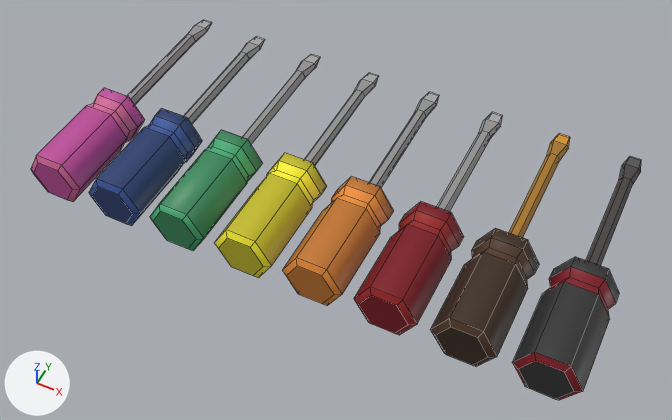
Before and after pictures for a commit that changed the FBX model Assets/Art/Models/Items/Functional/Tools/Generic/screwdrivers.fbx.
Both versions are drawn from a 50 mm lens placed at (1.391, -0.663, 0.973), pointed at (1.001, 0.116, 0.0). Lighting does not change. The marker at lower left points along +X, +Y and +Z. Mesh edges are drawn as thin lines. Where no turn or scale is listed for an object, it has been applied to the vertices.

The first picture shows 'Screwdriver Blue', 'Screwdriver Brass', 'Screwdriver Green', 'Screwdriver Orange', 'Screwdriver Pink', 'Screwdriver Red', 'Screwdriver Syndicate', 'Screwdriver Yellow'.
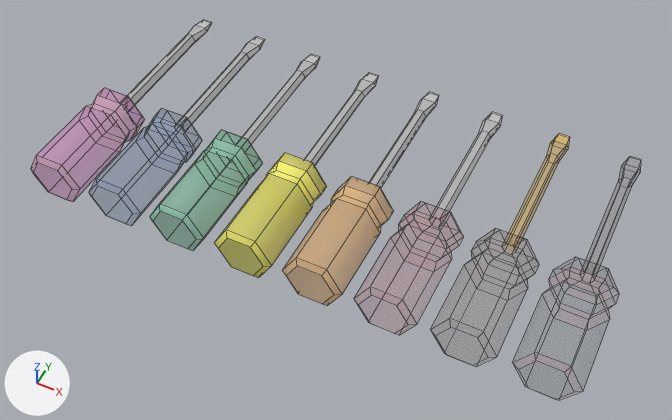
The newer file is also turned or shifted as a whole; pictures and numbers use the older file's frame.

Boxes [x1, y1, x2, y2] around the edits, measured in the pictures (672 x 420 px):
'Screwdriver Syndicate', surface changed, recoloured: [512, 156, 641, 400] in both
'Screwdriver Brass', surface changed, recoloured: [430, 133, 570, 367] in both
'Screwdriver Red', surface changed, recoloured: [354, 112, 503, 335] in both
'Screwdriver Orange', surface changed, recoloured (orange to beige): [282, 92, 439, 306] in both
'Screwdriver Yellow', surface changed, recoloured: [215, 73, 379, 278] in both
'Screwdriver Green', surface changed, recoloured: [150, 54, 320, 251] in both
'Screwdriver Pink', surface changed, recoloured: [31, 20, 212, 202] in both
'Screwdriver Blue', surface changed, recoloured: [89, 37, 265, 226] in both

Diff of the bpy script that builds the scene:
```diff
--- a/Assets/Art/Models/Items/Functional/Tools/Generic/screwdrivers.fbx.py
+++ b/Assets/Art/Models/Items/Functional/Tools/Generic/screwdrivers.fbx.py
@@ img_palette05_png @@
-img_palette05_png = load_image('Palette05.png', '../../../../../Textures/Palette05.png', 256, 256, 'sRGB')
+img_palette05_png = load_image('Palette05.png', '../../../../../Textures/Palette05.png', 256, 256, 'Non-Color')
@@ mat_palette05_043 @@
+mat_palette05_043 = bpy.data.materials.new('Palette05.043')
+# uses the picture img_palette05_png
@@ me_cylinder_037 @@
 me_cylinder_037.from_pydata(...)  # 66 vertices, 62 faces; spans x -0.043..0.043, y -0.026..0.379, z -0.037..0.037
-me_cylinder_037.materials.append(mat_palette05)  # picture img_palette05_png
+me_cylinder_037.materials.append(mat_palette05_043)
@@ me_cylinder @@
 me_cylinder.from_pydata(...)  # 66 vertices, 62 faces; spans x -0.043..0.043, y -0.026..0.379, z -0.037..0.037
-me_cylinder.materials.append(mat_palette05)  # picture img_palette05_png
+me_cylinder.materials.append(mat_palette05_043)
@@ me_cylinder_033 @@
 me_cylinder_033.from_pydata(...)  # 66 vertices, 62 faces; spans x -0.043..0.043, y -0.026..0.379, z -0.037..0.037
-me_cylinder_033.materials.append(mat_palette05)  # picture img_palette05_png
+me_cylinder_033.materials.append(mat_palette05_043)
@@ me_cylinder_034 @@
 me_cylinder_034.from_pydata(...)  # 66 vertices, 62 faces; spans x -0.043..0.043, y -0.026..0.379, z -0.037..0.037
-me_cylinder_034.materials.append(mat_palette05)  # picture img_palette05_png
+me_cylinder_034.materials.append(mat_palette05_043)
@@ me_cylinder_035 @@
 me_cylinder_035.from_pydata(...)  # 66 vertices, 62 faces; spans x -0.043..0.043, y -0.026..0.379, z -0.037..0.037
-me_cylinder_035.materials.append(mat_palette05)  # picture img_palette05_png
+me_cylinder_035.materials.append(mat_palette05_043)
@@ me_cylinder_036 @@
 me_cylinder_036.from_pydata(...)  # 66 vertices, 62 faces; spans x -0.043..0.043, y -0.026..0.379, z -0.037..0.037
-me_cylinder_036.materials.append(mat_palette05)  # picture img_palette05_png
+me_cylinder_036.materials.append(mat_palette05_043)
@@ me_cylinder_001 @@
 me_cylinder_001.from_pydata(...)  # 66 vertices, 62 faces; spans x -0.043..0.043, y -0.026..0.379, z -0.037..0.037
-me_cylinder_001.materials.append(mat_palette05)  # picture img_palette05_png
+me_cylinder_001.materials.append(mat_palette05_043)
@@ me_cylinder_003 @@
 me_cylinder_003.from_pydata(...)  # 66 vertices, 62 faces; spans x -0.043..0.043, y -0.026..0.379, z -0.037..0.037
-me_cylinder_003.materials.append(mat_palette05)  # picture img_palette05_png
+me_cylinder_003.materials.append(mat_palette05_043)
```
